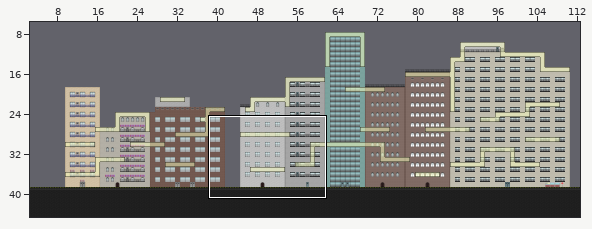
Tiled map -- MagnetBoy/MagnetBoy/MagnetBoyContent/WillysMap.tmx. Above: a wide view before the commit, with the close-up outlined.
Close-up. Old version:
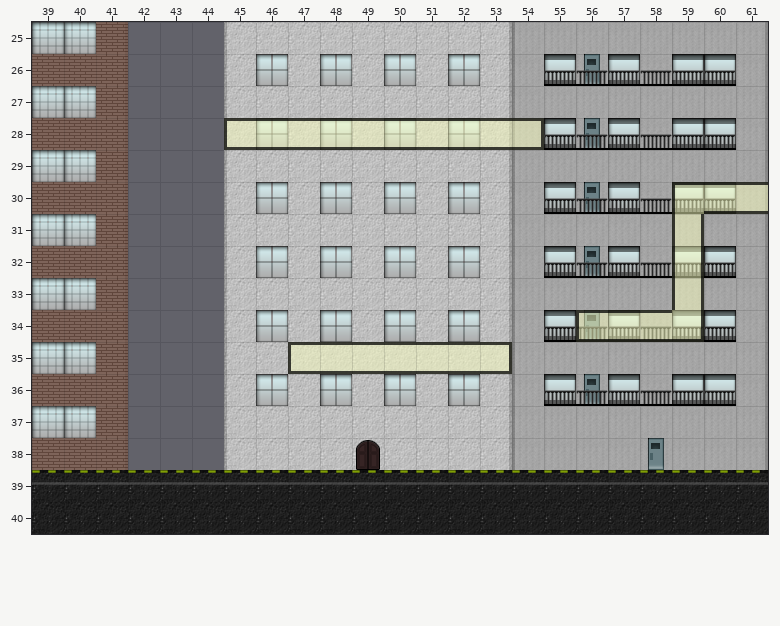
Cells are 32x32 px. Shown: x 39..61, y 25..40. The commit also changed other parts of the map, which this record leaves out.
Once edited:
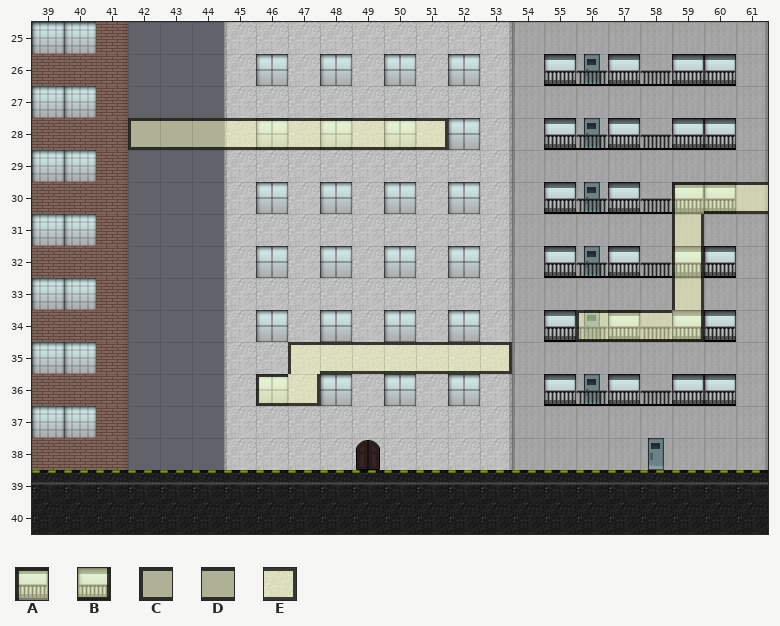
Key: from "citySolid": A 0, B 26, C 36, D 37, E 38.
_ is an empty cell, . an unchanged one.
See-through tiles are keyed as they look on the map.
Diff:
--- layer "Eric"
@@ x 42..54 @@
-28 ___C.....DDDE
+28 CDDD.....E___
@@ x 46..47 @@
-35 .C
-36 __
+35 .A
+36 CB
Where, in picture pixels (left, top, right, bottom), the same in both close-ups:
changed: (128, 118, 227, 150)
changed: (445, 118, 544, 150)
changed: (256, 371, 320, 406)
